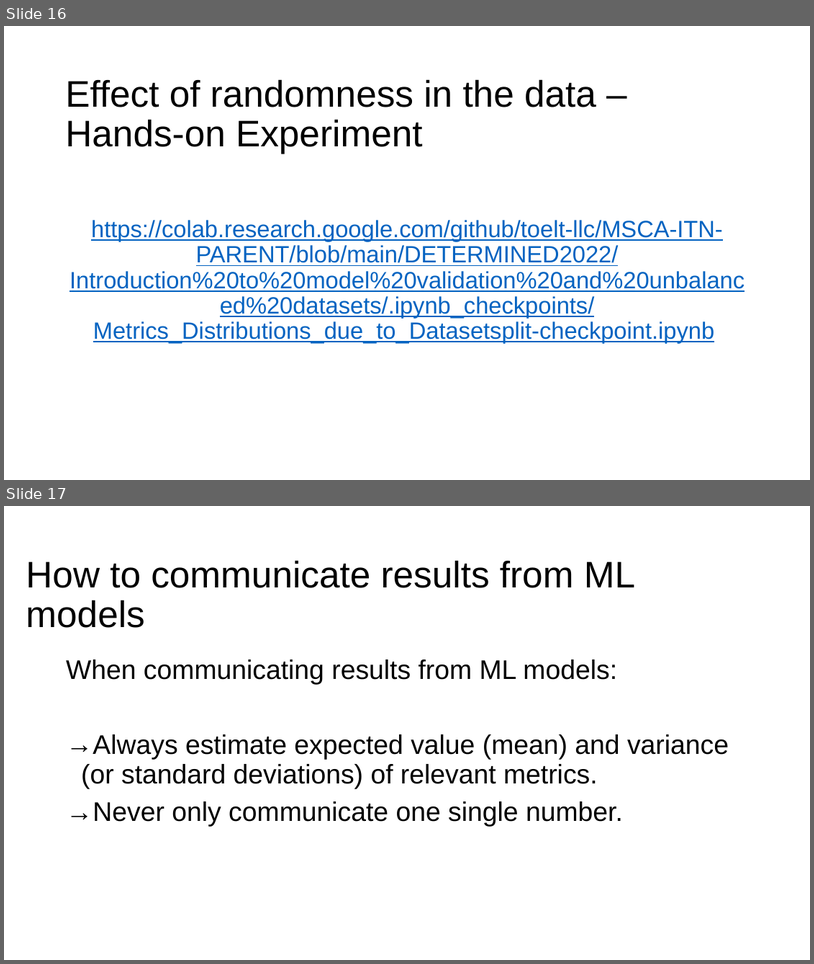
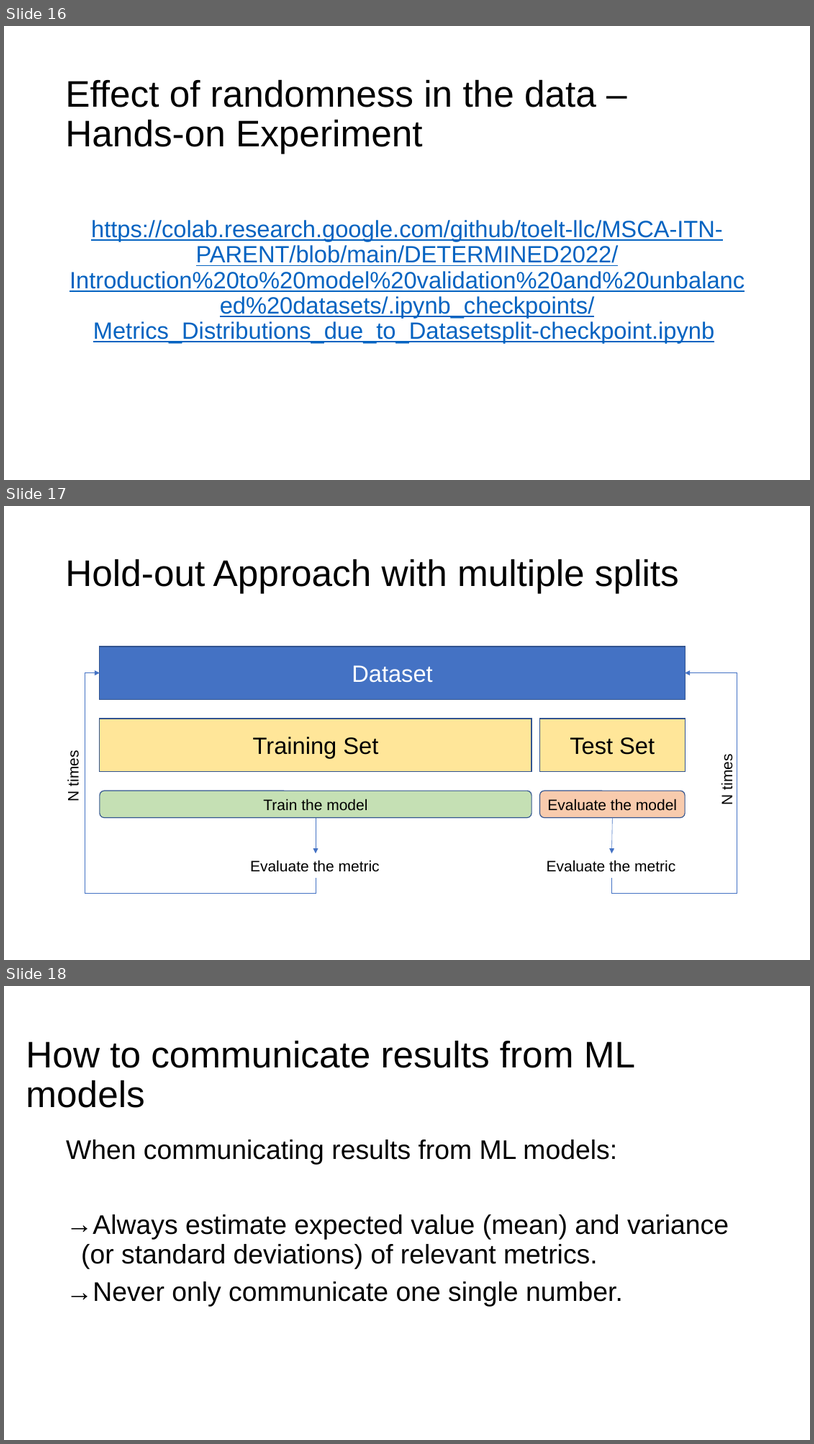
Before and after one commit to toelt-llc/MSCA-ITN-PARENT, a slide deck: DETERMINED2022/Introduction to model validation and unbalanced datasets/DETERMINED2022-toelt-Model_Validation_lecture_michelucci.pptx. Shown one above the other, each under a label of ours: slides 16 and 17 before the commit, slides 16, 17 and 18 after it. The pictures are 814x964 and 814x1444 pixels, drawn with LibreOffice and Linux fonts; fonts in the diff are those of the drawing; background and template pictures are left out. Boxes give left, top, right and bottom in pixels: in the first picture for what was removed or moved away, otherwise in the second. Text is boxed around its words. In the diff, an @@ line names an element or a change of style, - is before the commit and + after.

```diff
--- a/DETERMINED2022/Introduction to model validation and unbalanced datasets/DETERMINED2022-toelt-Model_Validation_lecture_michelucci.pptx
+++ b/DETERMINED2022/Introduction to model validation and unbalanced datasets/DETERMINED2022-toelt-Model_Validation_lecture_michelucci.pptx
@@ slide 17 added at bbox=[4, 506, 810, 960], background #FFFFFF @@
@@ title added at bbox=[65, 559, 679, 593], 44 pt, text #000000 @@
+Hold-out Approach with multiple splits
@@ rectangle added at bbox=[100, 646, 685, 699], fill #4472C4, outline #325491 1 pt, 28 pt, text #FFFFFF @@
+Dataset
@@ elbow arrow added from (316, 878) to (100, 673), #4472C4 0.5 pt @@
@@ elbow arrow added from (612, 878) to (685, 673), #4472C4 0.5 pt @@
@@ rectangle added at bbox=[100, 718, 532, 771], fill #FFE699, outline #325491 1 pt, 28 pt, text #000000 @@
+Training Set
@@ rectangle added at bbox=[540, 718, 685, 771], fill #FFE699, outline #325491 1 pt, 28 pt, text #000000 @@
+Test Set
@@ text added at bbox=[65, 754, 82, 800], 18 pt, text #000000 @@
+N times
@@ text added at bbox=[719, 757, 736, 804], 18 pt, text #000000 @@
+N times
@@ rounded rectangle added at bbox=[100, 790, 532, 818], fill #C5E0B4, outline #325491 1 pt, 18 pt, text #000000 @@
+Train the model
@@ rounded rectangle added at bbox=[540, 790, 685, 818], fill #F8CBAD, outline #325491 1 pt, 18 pt, text #000000 @@
+Evaluate the model
@@ arrow added from (316, 818) to (316, 853), #4472C4 0.5 pt @@
@@ arrow added from (612, 818) to (612, 853), #4472C4 0.5 pt @@
@@ text added at bbox=[250, 860, 380, 872], 18 pt, text #000000 @@
+Evaluate the metric
@@ text added at bbox=[547, 860, 676, 872], 18 pt, text #000000 @@
+Evaluate the metric
@@ what was slide 17 is now slide 18 @@
```
Also in this commit, not shown: 6 slides changed, 3 other slides added, 3 slides removed, 3 other files.
